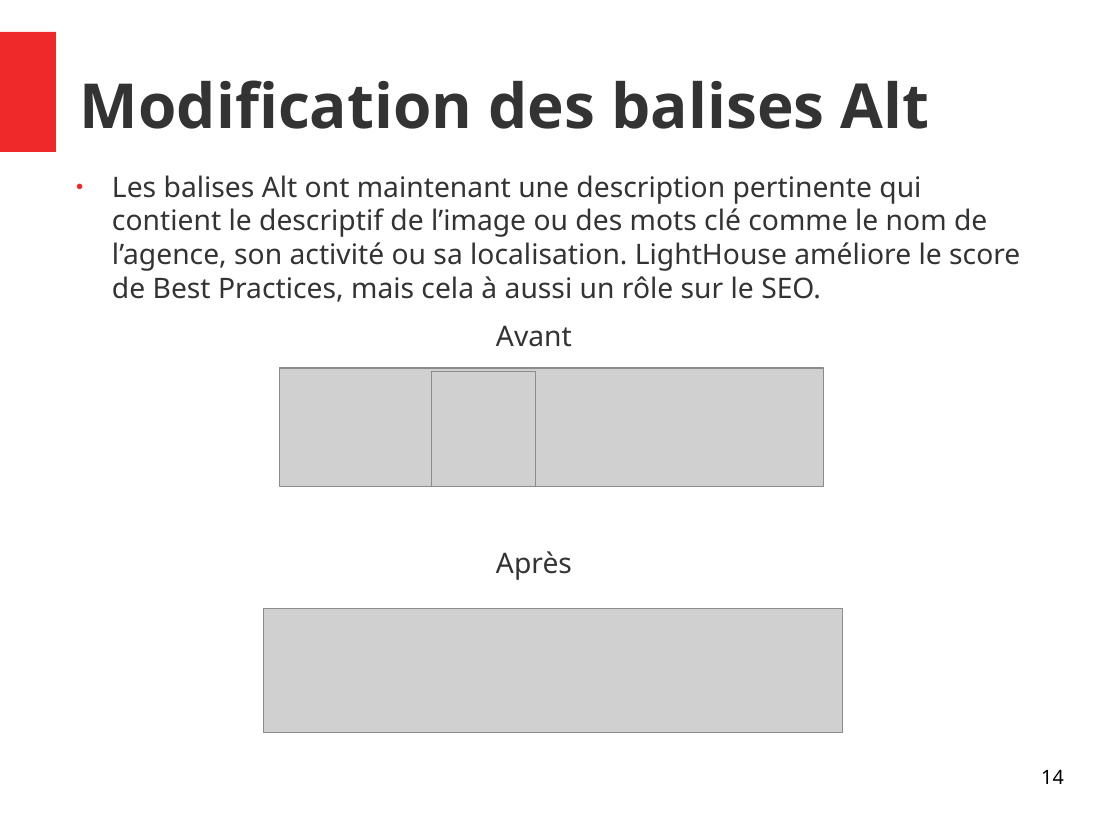
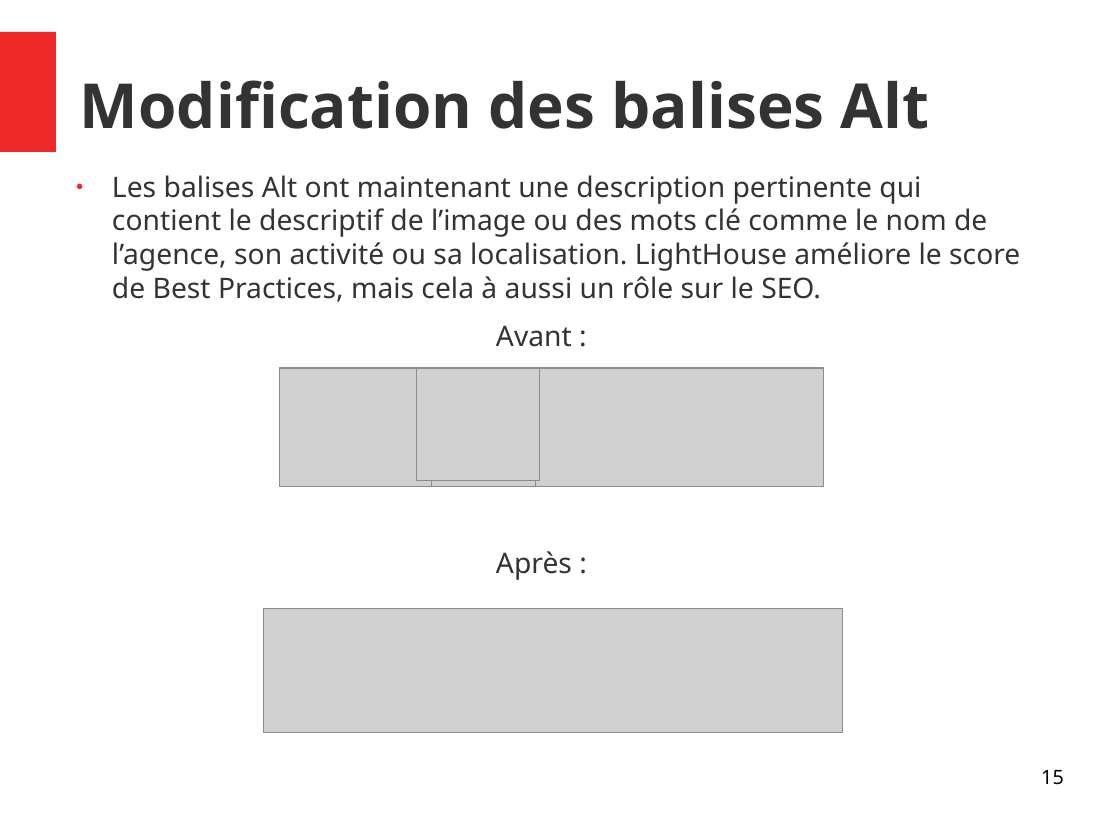
Before and after one commit to Doppler123/OPC_P4_La_Panthere, a slide deck: slide 15 of audit/Rapport.odp (slide 14 before the commit). Drawn at 1120x840 pixels with LibreOffice and Linux fonts; fonts in the diff are those of the drawing; grey boxes stand for pictures. Boxes give left, top, right and bottom in pixels: in the first picture for what was removed or moved away, otherwise in the second. Text is boxed around its words. In the diff, an @@ line names an element or a change of style, - is before the commit and + after.

```diff
--- a/audit/Rapport.odp
+++ b/audit/Rapport.odp
@@ text at (x1=496, y1=325, x2=572, y2=580): text changed @@
-                Avant
-                Après
+                Avant :
+                Après :
@@ picture added at (x1=417, y1=368, x2=541, y2=481) @@
@@ page number at (x1=1041, y1=770, x2=1064, y2=785): text changed @@
-14
+15
```
Also in this commit, not shown: 13 other slides changed, 3 slides added, 3 other files.
